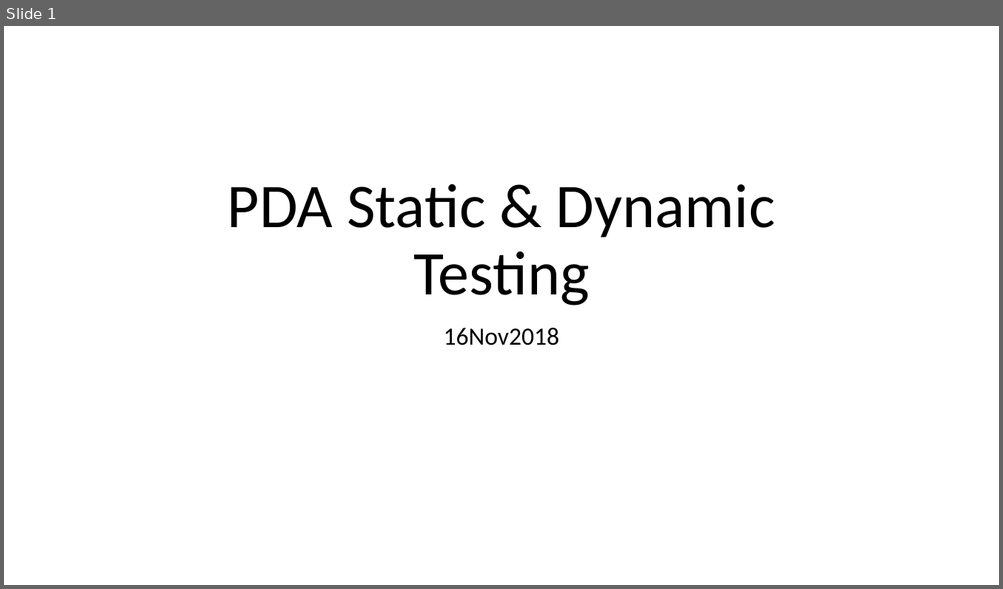
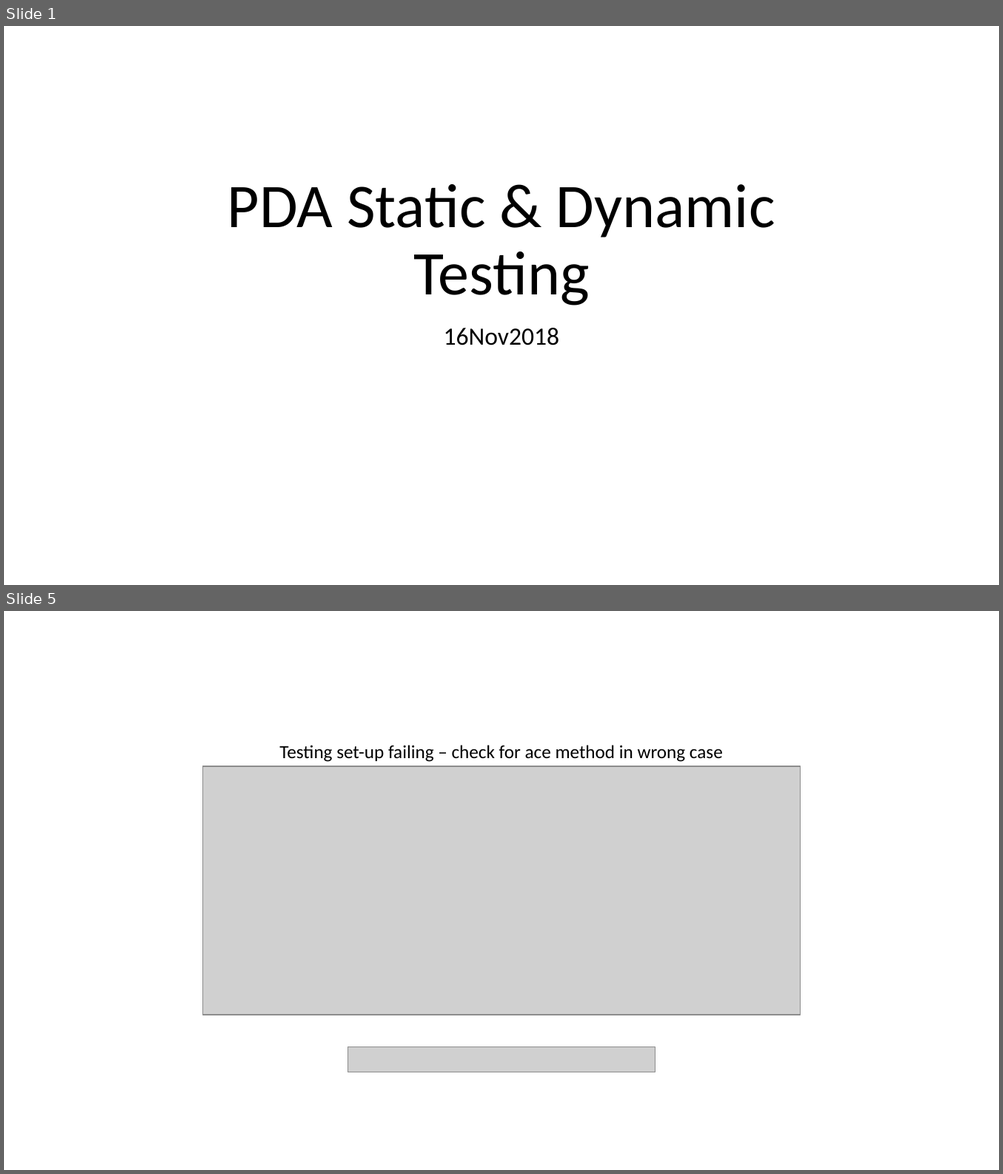
Before and after one commit to catf62/catriona_ford_PDA, a slide deck: catriona_ford_PDA/Static_and_Dynaic_Testing.pptx. Shown one above the other, each under a label of ours: slide 1 before the commit, slides 1 and 5 after it; the slides between them are not shown. The pictures are 1003x589 and 1003x1174 pixels, drawn with LibreOffice and Linux fonts; fonts in the diff are those of the drawing; grey boxes stand for pictures. Boxes give left, top, right and bottom in pixels: in the first picture for what was removed or moved away, otherwise in the second. Text is boxed around its words. In the diff, an @@ line names an element or a change of style, - is before the commit and + after.

Commit message:
testing exercise complete

```diff
--- a/catriona_ford_PDA/Static_and_Dynaic_Testing.pptx
+++ b/catriona_ford_PDA/Static_and_Dynaic_Testing.pptx
@@ slide 5 added at (x1=4, y1=611, x2=999, y2=1170), background #FFFFFF @@
@@ text added at (x1=279, y1=745, x2=723, y2=762), 18 pt, text #000000 @@
+Testing set-up failing – check for ace method in wrong case
@@ picture added at (x1=203, y1=766, x2=800, y2=1014) @@
@@ picture added at (x1=347, y1=1048, x2=654, y2=1072) @@
```
Also in this commit, not shown: 7 other slides added, 10 other files.
